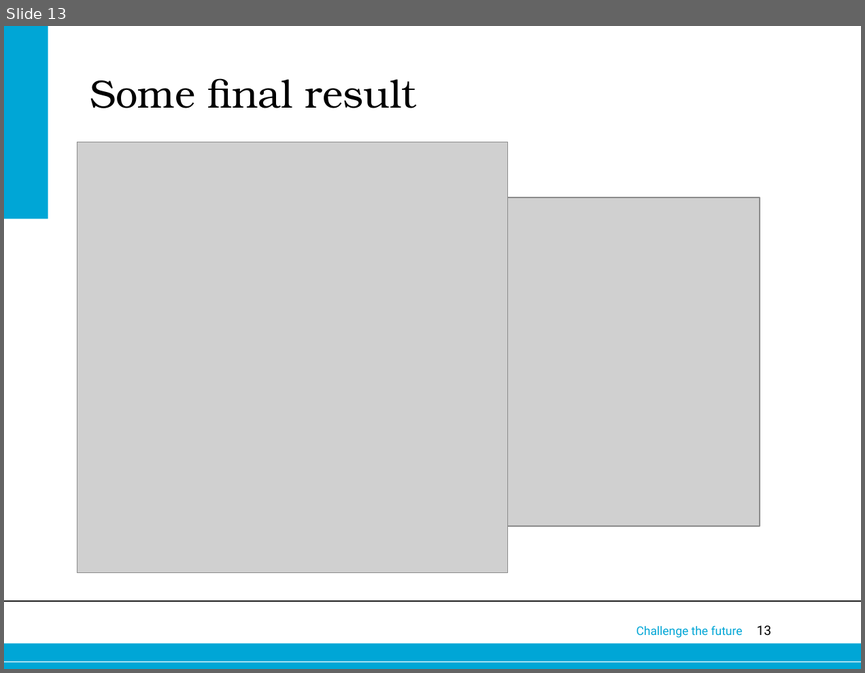
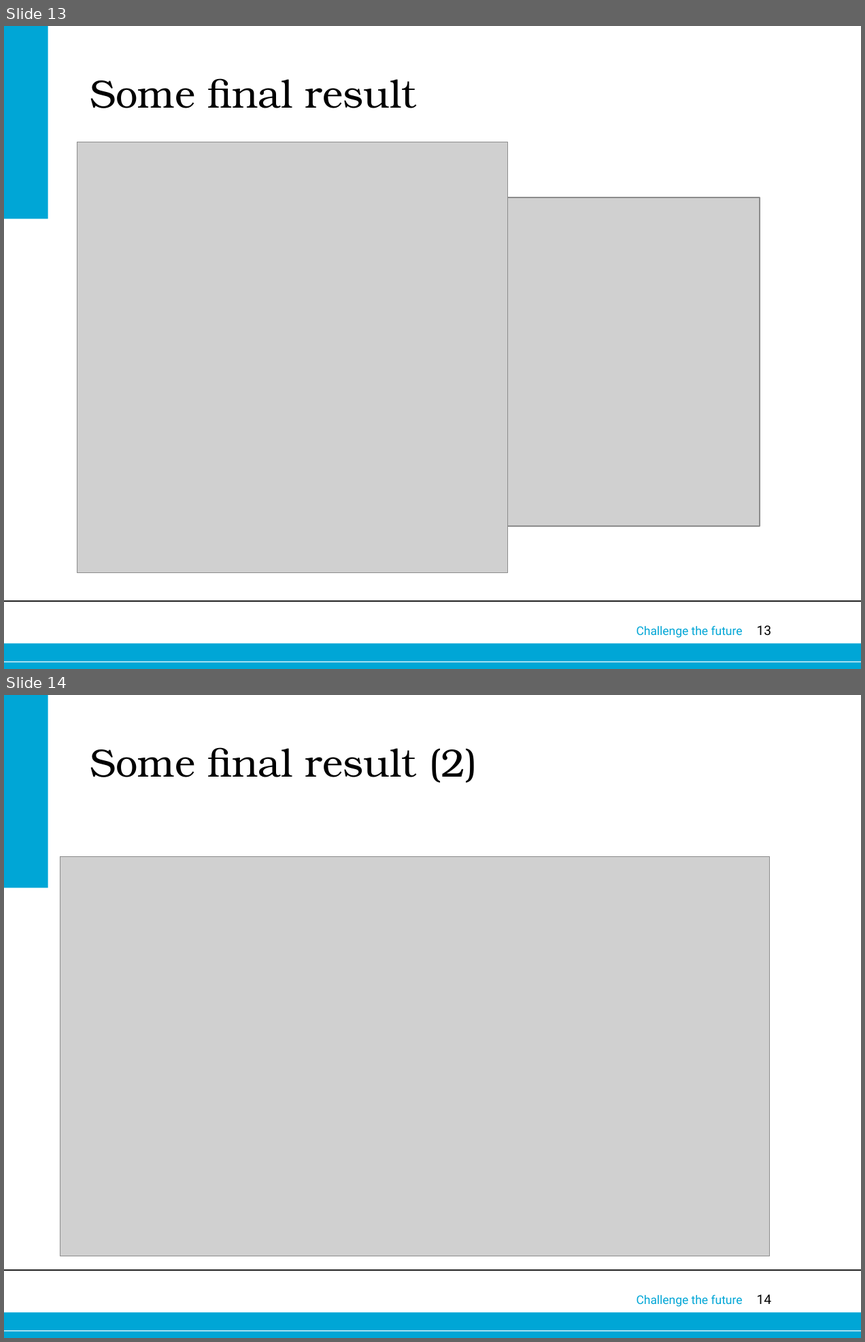
Before and after one commit to wmorssink/raytracert, a slide deck: RayTracing.ppt. Shown one above the other, each under a label of ours: slide 13 before the commit, slides 13 and 14 after it. The pictures are 865x673 and 865x1342 pixels, drawn with LibreOffice and Linux fonts; fonts in the diff are those of the drawing; grey boxes stand for pictures; background and template pictures are left out. Boxes give left, top, right and bottom in pixels: in the first picture for what was removed or moved away, otherwise in the second. Text is boxed around its words. In the diff, an @@ line names an element or a change of style, - is before the commit and + after.

Commit message:
Added balls to presentation
Please enter the commit message for your changes. Lines starting
with '#' will be ignored, and an empty message aborts the commit.
On branch master
Your branch is up-to-date with 'origin/master'.

Changes to be committed:
	modified:   RayTracing.ppt

```diff
--- a/RayTracing.ppt
+++ b/RayTracing.ppt
@@ slide 14 added at box(4, 695, 861, 1338), background #FFFFFF; not listed: 6 template elements that a slide beside it also shows @@
@@ title added at box(90, 747, 477, 783), 33 pt, text #000000 @@
+Some final result (2)
@@ picture added at box(60, 857, 769, 1256) @@
```
